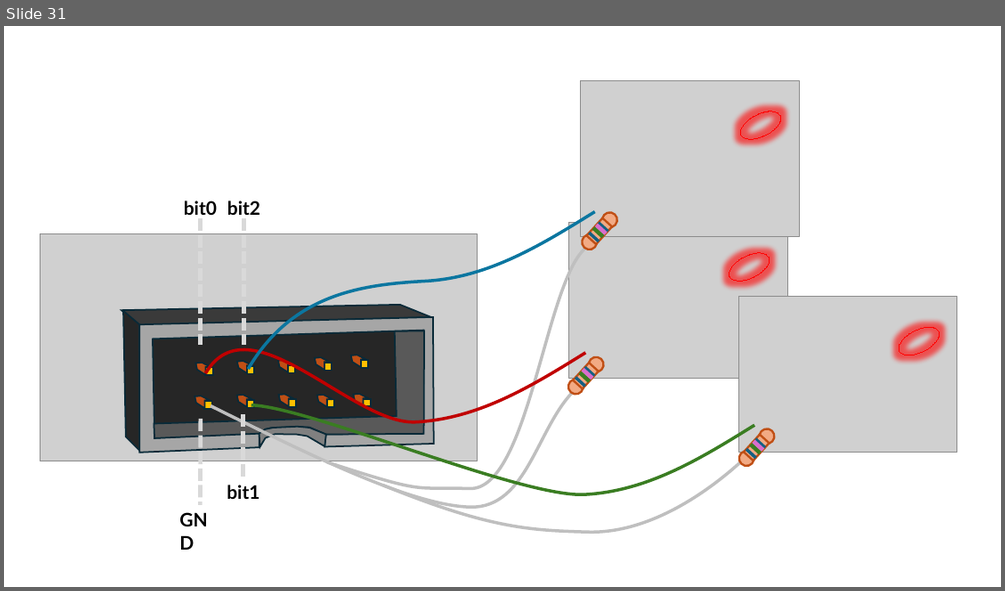
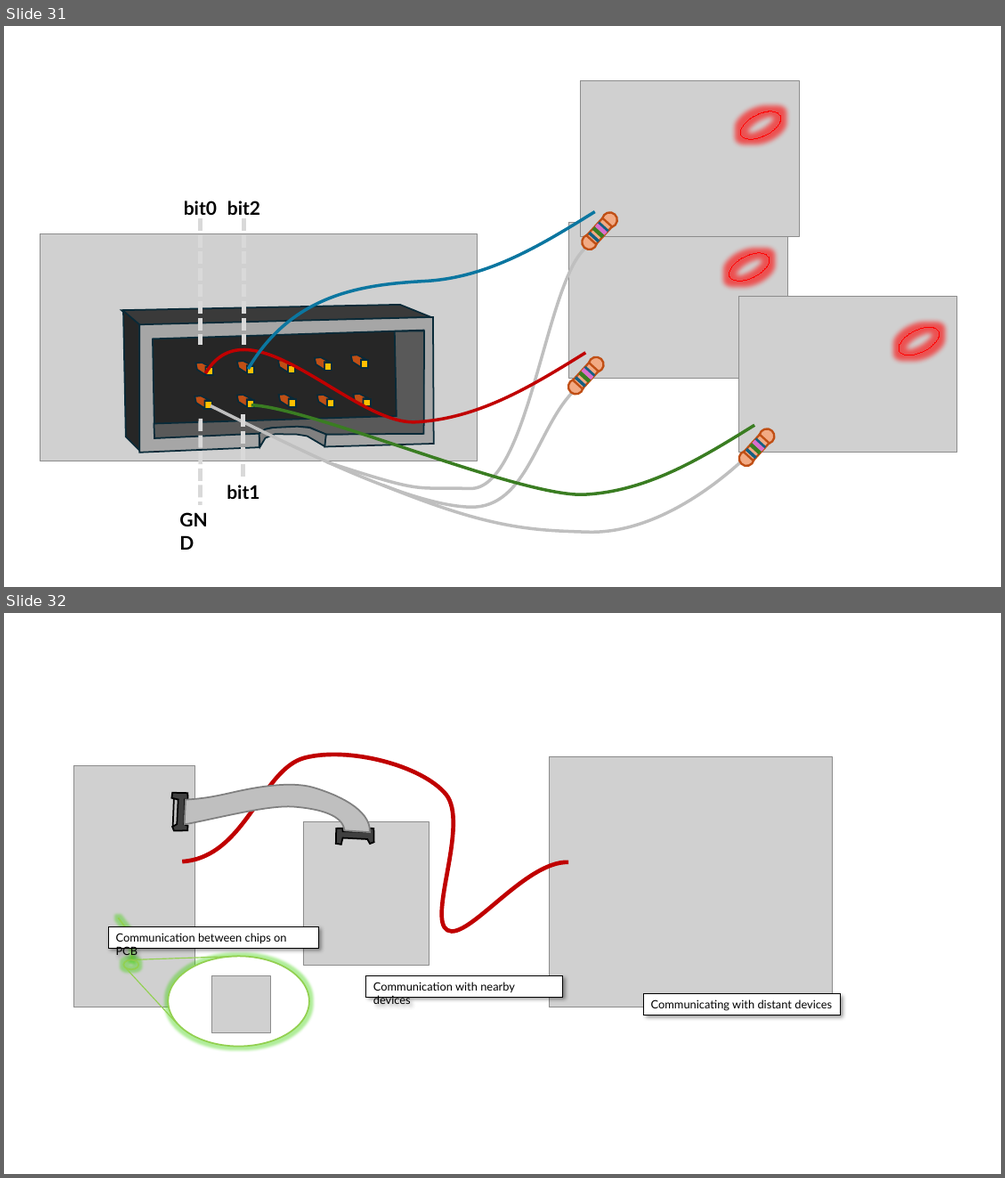
Before and after one commit to elias-at-chalmers/mop-lecture_notes-mirror, a slide deck: images/figures.pptx. Shown one above the other, each under a label of ours: slide 31 before the commit, slides 31 and 32 after it. The pictures are 1005x591 and 1005x1178 pixels, drawn with LibreOffice and Linux fonts; fonts in the diff are those of the drawing; grey boxes stand for pictures. Boxes give left, top, right and bottom in pixels: in the first picture for what was removed or moved away, otherwise in the second. Text is boxed around its words. In the diff, an @@ line names an element or a change of style, - is before the commit and + after.

```diff
--- a/images/figures.pptx
+++ b/images/figures.pptx
@@ slide 32 added at (x1=4, y1=613, x2=1001, y2=1174), background #FFFFFF @@
@@ picture added at (x1=73, y1=765, x2=195, y2=1007) @@
@@ freeform shape added at (x1=182, y1=755, x2=568, y2=931), outline #C00000 4 pt @@
@@ picture added at (x1=550, y1=756, x2=833, y2=1008) @@
@@ freeform shape added at (x1=172, y1=793, x2=188, y2=831), fill #404040, outline #000000 1.5 pt @@
@@ freeform shape added at (x1=173, y1=798, x2=181, y2=826), fill #BFBFBF, outline #000000 1.5 pt @@
@@ freeform shape added at (x1=184, y1=784, x2=370, y2=832), fill #BFBFBF, outline #808080 1.5 pt @@
@@ picture added at (x1=303, y1=821, x2=429, y2=965) @@
@@ freeform shape added at (x1=336, y1=828, x2=374, y2=844), fill #404040, outline #000000 1.5 pt @@
@@ rectangle added at (x1=109, y1=926, x2=319, y2=948), fill #FFFFFF, outline #000000 0.75 pt, 11 pt, text #000000 @@
+Communication between chips on PCB
@@ freeform shape added at (x1=119, y1=917, x2=132, y2=960), outline #92D050 1.5 pt @@
@@ line added from (131, 960) to (238, 957), #92D050 1 pt @@
@@ ellipse added at (x1=168, y1=957, x2=309, y2=1046), fill #FFFFFF, outline #92D050 1.5 pt @@
@@ ellipse added at (x1=123, y1=960, x2=138, y2=970), outline #92D050 1.5 pt @@
@@ line added from (126, 968) to (178, 1023), #92D050 1 pt @@
@@ picture added at (x1=212, y1=976, x2=270, y2=1033) @@
@@ rectangle added at (x1=366, y1=976, x2=563, y2=997), fill #FFFFFF, outline #000000 0.75 pt, 11 pt, text #000000 @@
+Communication with nearby devices
@@ rectangle added at (x1=643, y1=994, x2=840, y2=1015), fill #FFFFFF, outline #000000 0.75 pt, 11 pt, text #000000 @@
+Communicating with distant devices
```
Also in this commit, not shown: 3 other slides added, 6 other files.
